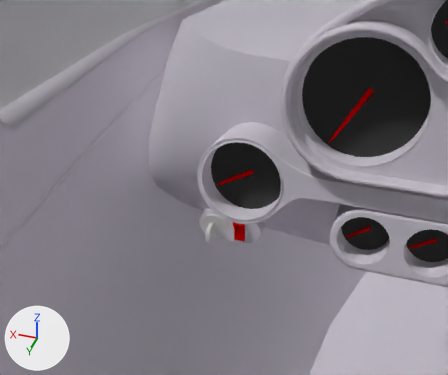
The Blender file Models/cockpit.blend, before and after one commit.
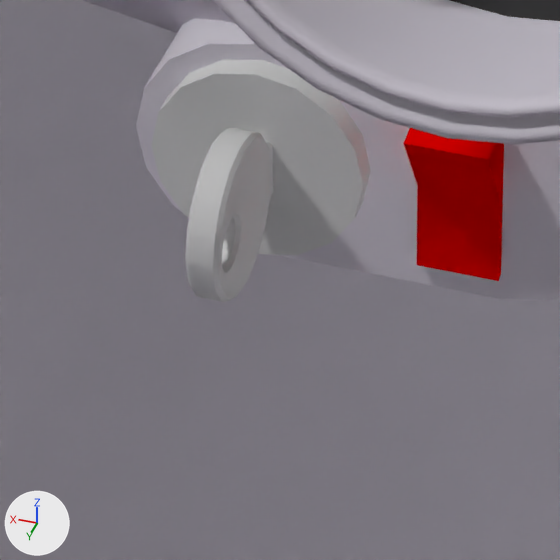
Old and new are each drawn from a 50 mm lens placed at (0.3325, -1.7348, -0.0436), pointed at (0.4806, -2.1967, -0.3576) and again close up on the part from 41% to 56% of the width and 55% to 74% of the height. Arrows for +X, +Y and +Z are at lower left; the lights stay in place.

In view in the first close-up: 'dashboard', 'fuel legend', 'instrument cluster', 'key', 'master switch', 'walls'.
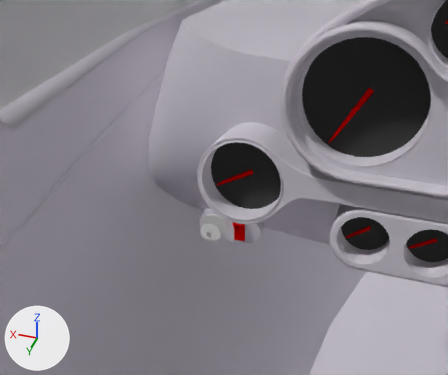
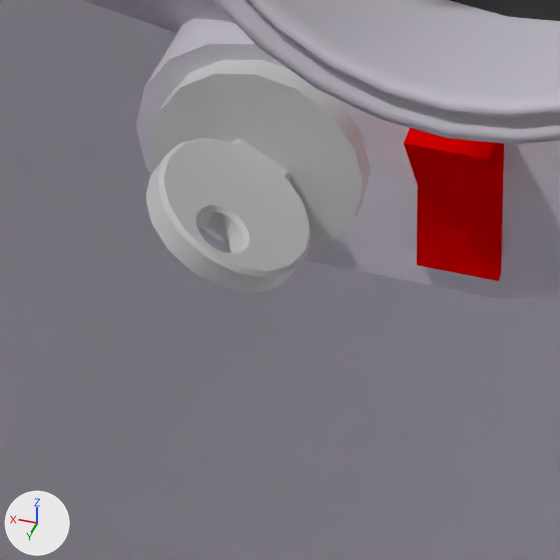
Changed parts and their boxes [x1, y1, x2, y2] in the close-ups (560 x 560 px):
'key', turned
    before: [185, 128, 273, 302]
    after: [146, 138, 311, 292]

The change, as a diff of the scene's bpy script:
```diff
--- a/Models/cockpit.blend.py
+++ b/Models/cockpit.blend.py
@@ ob_key @@
 ob_key.location = (0.484, -2.18, -0.39)
+ob_key.rotation_euler = (0.0, 1.047, 0.0)  # degrees (0, 60, 0)
 _m = ob_key.modifiers.new('Bevel', 'BEVEL')
```
